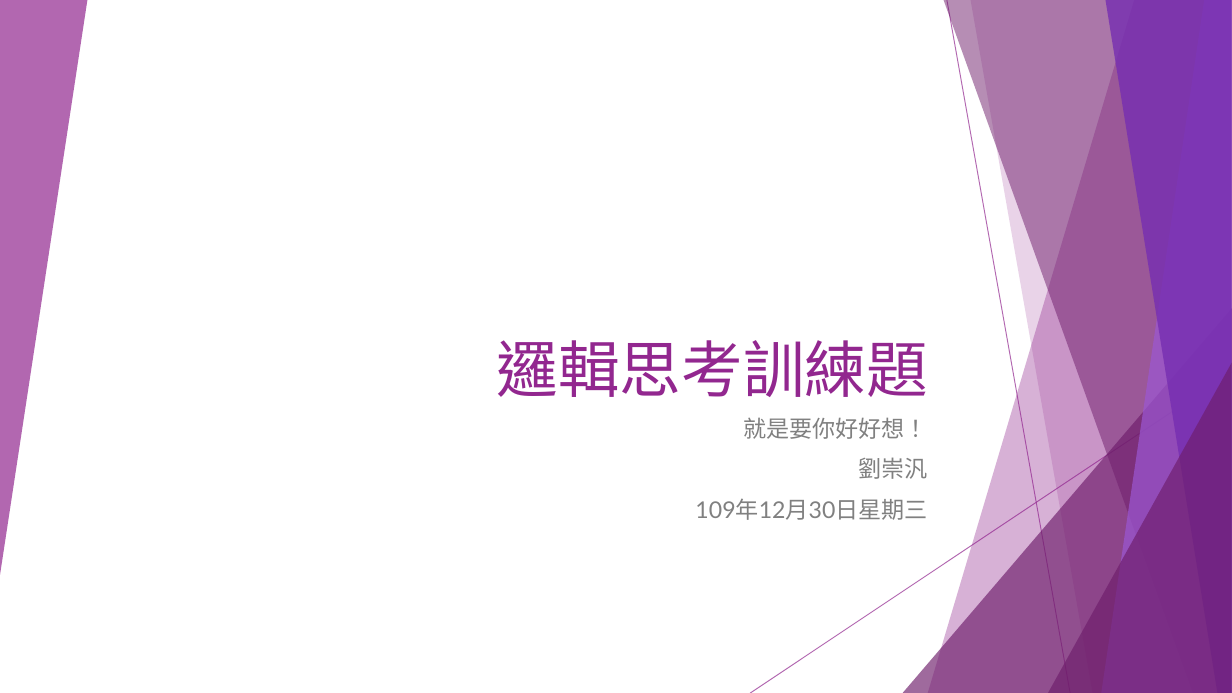
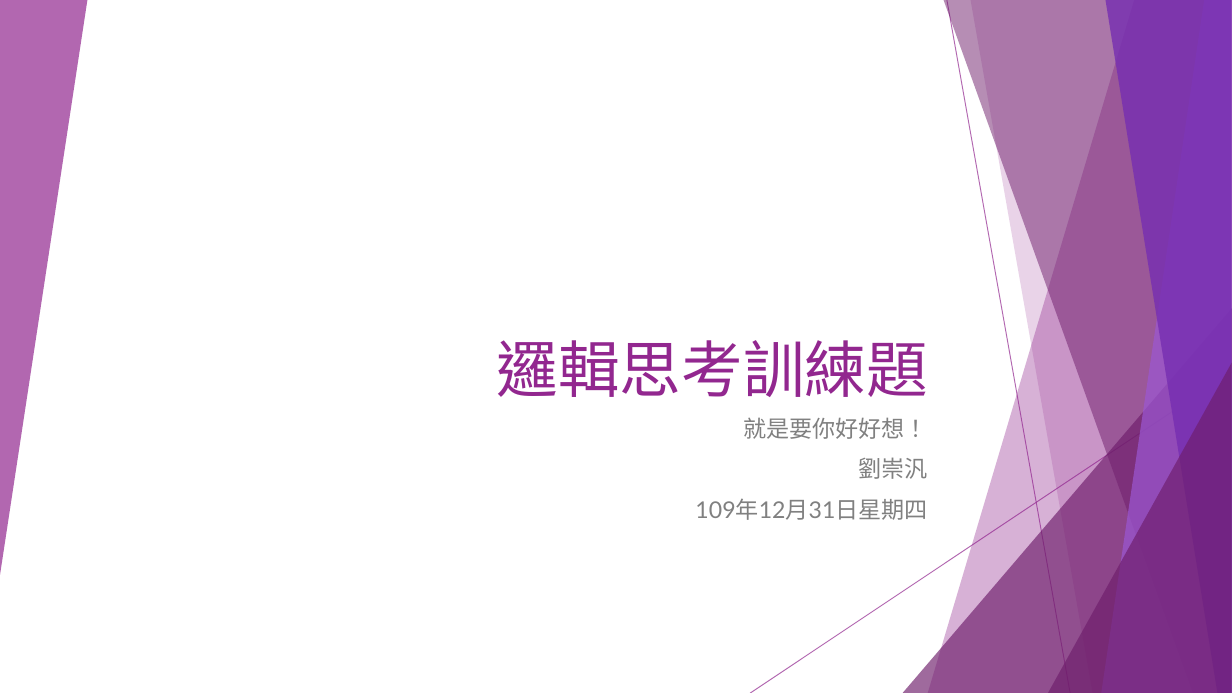
Before and after one commit to liulawsi/My_PPTs, a slide deck: slide 1 of CHING JIAN/C_Class/A1_邏輯思考訓練題.pptx. Drawn at 1232x693 pixels with LibreOffice and Linux fonts; fonts in the diff are those of the drawing. Boxes give left, top, right and bottom in pixels: in the first picture for what was removed or moved away, otherwise in the second. Text is boxed around its words. In the diff, an @@ line names an element or a change of style, - is before the commit and + after.

Commit message:
2020/12/31

```diff
--- a/CHING JIAN/C_Class/A1_邏輯思考訓練題.pptx
+++ b/CHING JIAN/C_Class/A1_邏輯思考訓練題.pptx
@@ subtitle at bbox=[695, 499, 927, 520]: text changed @@
-109年12月30日星期三
+109年12月31日星期四
```
Also in this commit, not shown: 7 other slides changed, 26 slides added.
